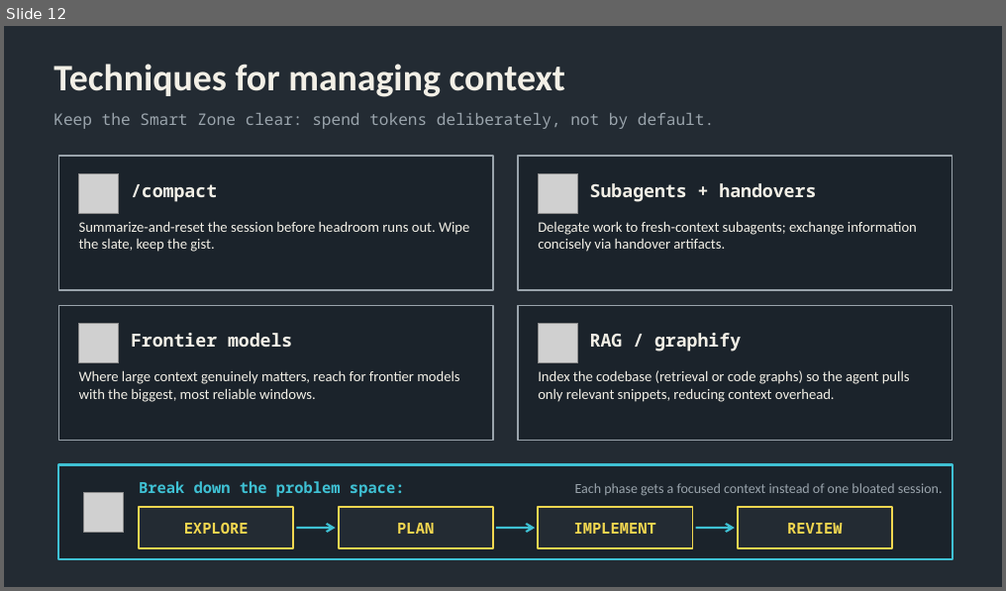
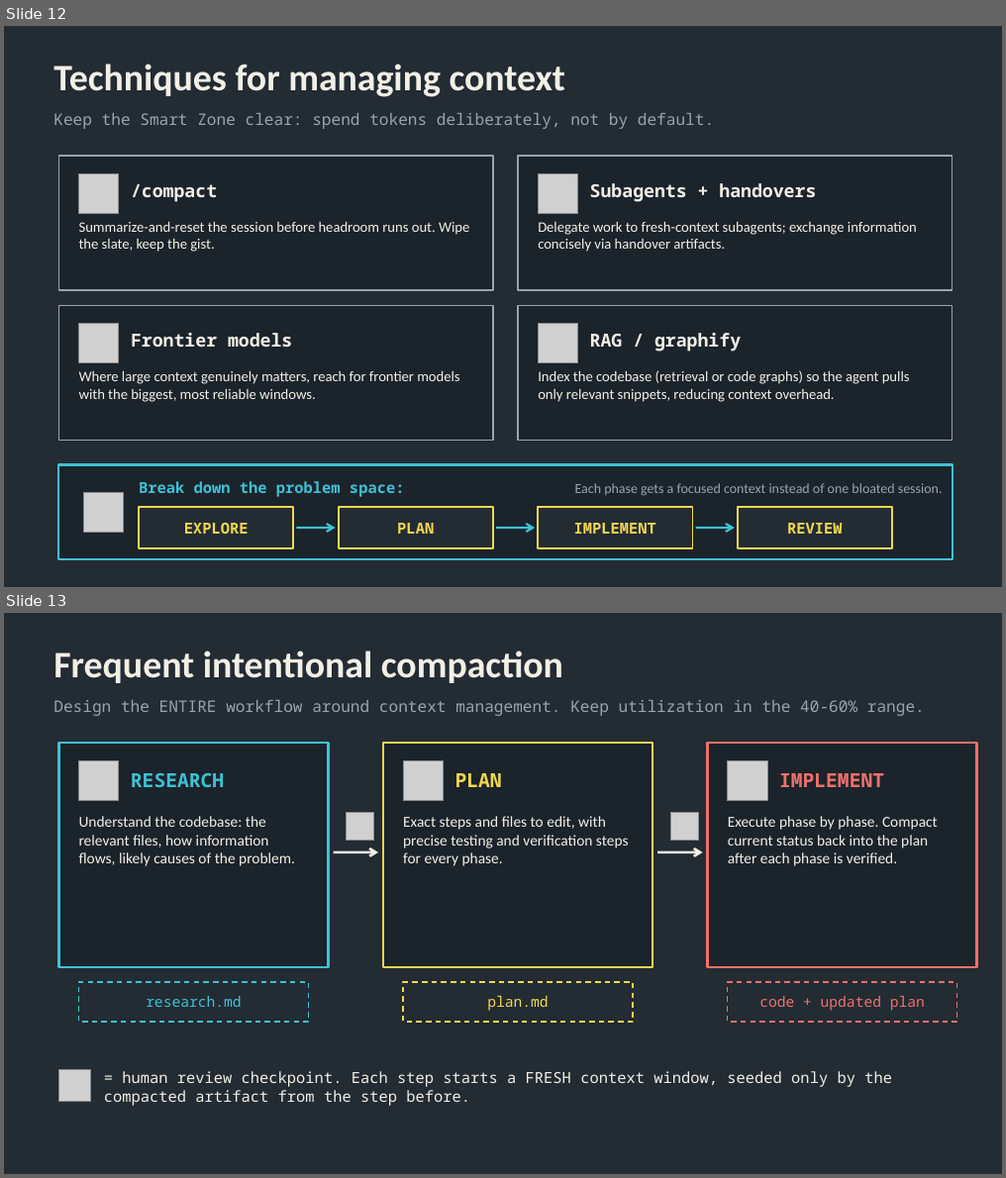
Before and after one commit to ed-is-ai/agentic-coding-school, a slide deck: AI_for_coding_101.pptx. Shown one above the other, each under a label of ours: slide 12 before the commit, slides 12 and 13 after it. The pictures are 1006x591 and 1006x1178 pixels, drawn with LibreOffice and Linux fonts; fonts in the diff are those of the drawing; grey boxes stand for pictures. Boxes give left, top, right and bottom in pixels: in the first picture for what was removed or moved away, otherwise in the second. Text is boxed around its words. In the diff, an @@ line names an element or a change of style, - is before the commit and + after.

```diff
--- a/AI_for_coding_101.pptx
+++ b/AI_for_coding_101.pptx
@@ slide 13 added at bbox=[4, 613, 1002, 1174], background #232B33 @@
@@ text added at bbox=[54, 651, 563, 683], 27 pt, text #F2EFE6, bold @@
+Frequent intentional compaction
@@ text added at bbox=[54, 700, 925, 716], 11.5 pt, text #9AA4AC @@
+Design the ENTIRE workflow around context management. Keep utilization in the 40-60% range.
@@ rectangle added at bbox=[58, 743, 329, 967], fill #1B232B, outline #3FC1D4 1.75 pt @@
@@ picture added at bbox=[79, 761, 119, 801] @@
@@ rectangle added at bbox=[383, 743, 652, 967], fill #1B232B, outline #F2D750 1.75 pt @@
@@ picture added at bbox=[403, 761, 444, 801] @@
@@ rectangle added at bbox=[708, 743, 977, 967], fill #1B232B, outline #F0716A 1.75 pt @@
@@ picture added at bbox=[728, 761, 767, 801] @@
@@ text added at bbox=[131, 773, 224, 787], 14 pt, text #3FC1D4, bold @@
+RESEARCH
@@ text added at bbox=[455, 773, 502, 787], 14 pt, text #F2D750, bold @@
+PLAN
@@ text added at bbox=[779, 773, 884, 787], 14 pt, text #F0716A, bold @@
+IMPLEMENT
@@ text added at bbox=[79, 816, 295, 866], 11 pt, text #F2EFE6 @@
+Understand the codebase: the relevant files, how information flows, likely causes of the problem.
@@ picture added at bbox=[347, 813, 374, 841] @@
@@ text added at bbox=[403, 816, 629, 866], 11 pt, text #F2EFE6 @@
+Exact steps and files to edit, with precise testing and verification steps for every phase.
@@ picture added at bbox=[670, 813, 699, 841] @@
@@ text added at bbox=[728, 816, 938, 866], 11 pt, text #F2EFE6 @@
+Execute phase by phase. Compact current status back into the plan after each phase is verified.
@@ arrow added from (334, 853) to (378, 853), #F2EFE6 1.75 pt @@
@@ arrow added from (657, 853) to (703, 853), #F2EFE6 1.75 pt @@
@@ rectangle added at bbox=[79, 982, 308, 1022], fill #232B33, outline #3FC1D4 1 pt dashed @@
@@ text added at bbox=[146, 996, 241, 1007], 10.5 pt, text #3FC1D4 @@
+research.md
@@ rectangle added at bbox=[403, 982, 633, 1022], fill #232B33, outline #F2D750 1 pt dashed @@
@@ text added at bbox=[487, 996, 548, 1011], 10.5 pt, text #F2D750 @@
+plan.md
@@ rectangle added at bbox=[728, 982, 957, 1022], fill #232B33, outline #F0716A 1 pt dashed @@
@@ text added at bbox=[759, 996, 925, 1011], 10.5 pt, text #F0716A @@
+code + updated plan
@@ picture added at bbox=[58, 1070, 91, 1102] @@
@@ text added at bbox=[104, 1071, 892, 1106], 11 pt, text #F2EFE6 @@
+= human review checkpoint. Each step starts a FRESH context window, seeded only by the compacted artifact from the step before.
```
Also in this commit, not shown: 1 slide changed, 4 other slides added.
